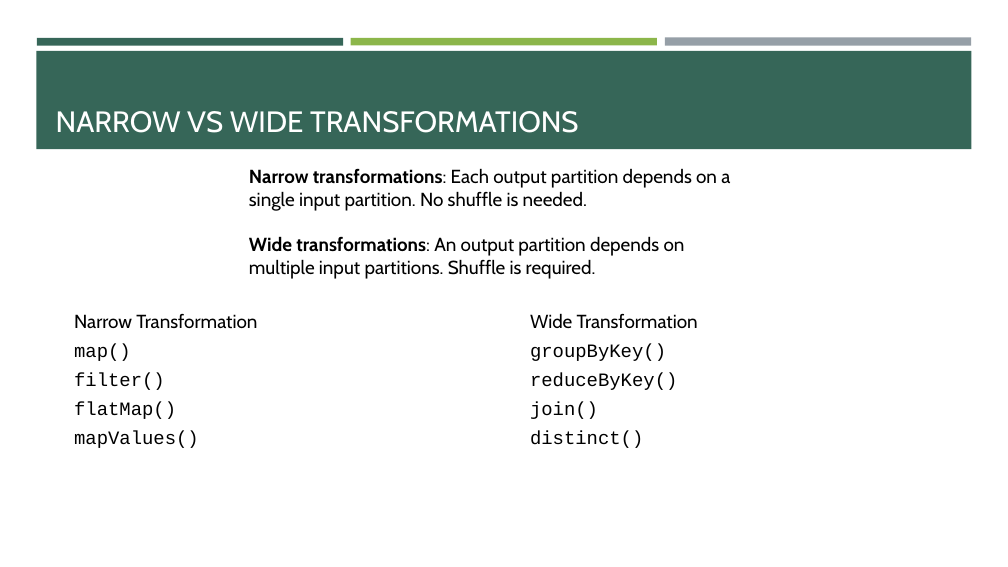
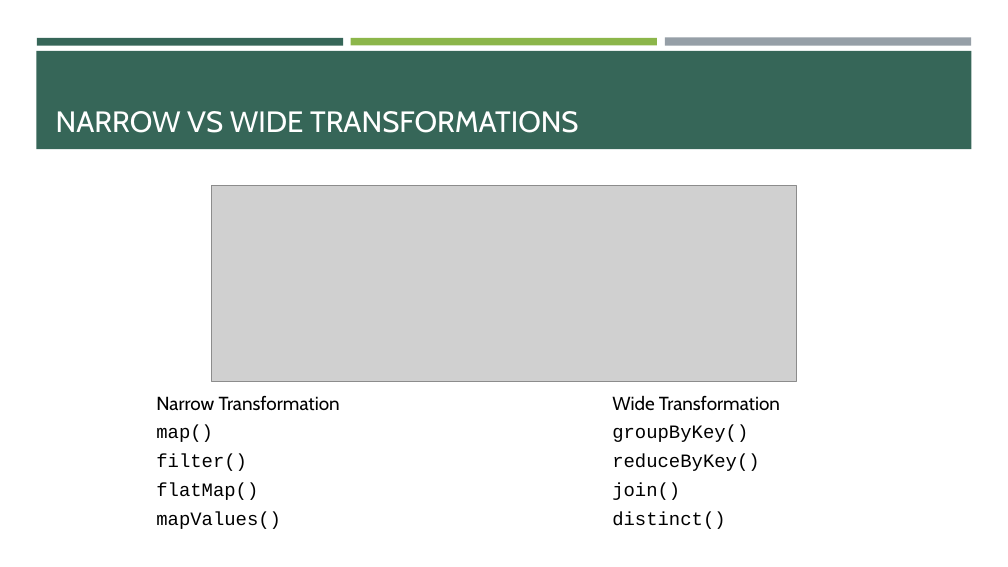
Before and after one commit to e-m-wilson/data_engineering, a slide deck: slide 48 of spark/Spark.pptx. Drawn at 1008x567 pixels with LibreOffice and Linux fonts; fonts in the diff are those of the drawing; grey boxes stand for pictures. Boxes give left, top, right and bottom in pixels: in the first picture for what was removed or moved away, otherwise in the second. Text is boxed around its words. In the diff, an @@ line names an element or a change of style, - is before the commit and + after.

Commit message:
update

```diff
--- a/spark/Spark.pptx
+++ b/spark/Spark.pptx
@@ text removed at [249, 168, 730, 279] @@
-Narrow transformations: Each output partition depends on a single input partition. No shuffle is needed.
-Wide transformations: An output partition depends on multiple input partitions. Shuffle is required.
@@ picture added at [212, 186, 796, 382] @@
@@ table: place and size @@
-table at [67, 307, 979, 458]
+table at [149, 388, 1008, 539]
```
Also in this commit, not shown: 11 slides added, 2 slides removed.
